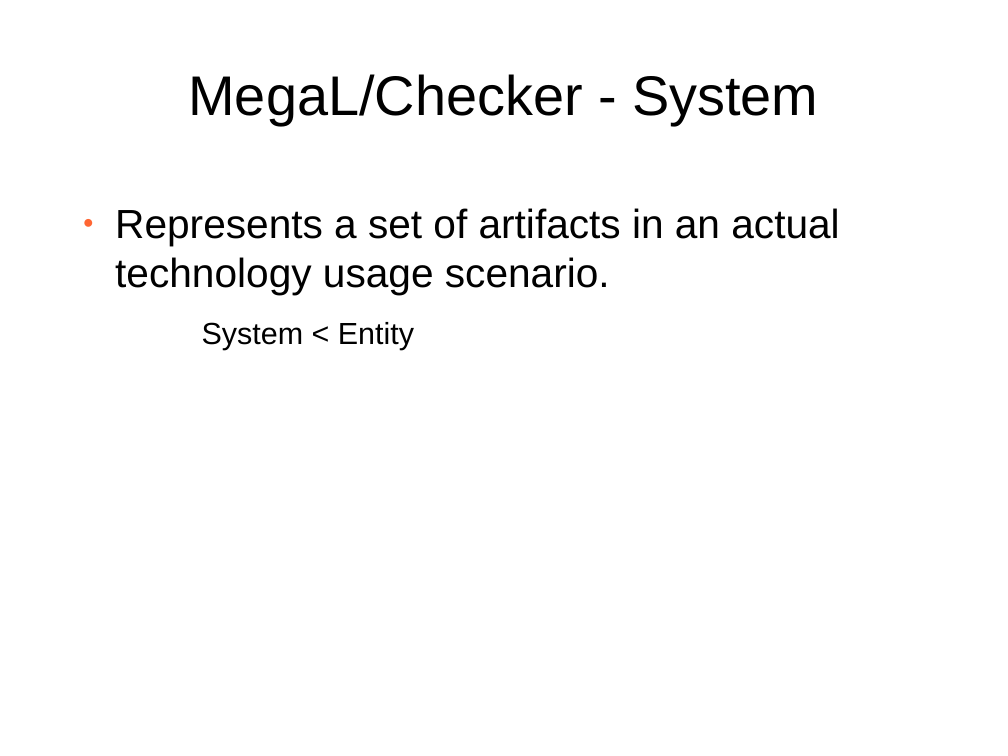
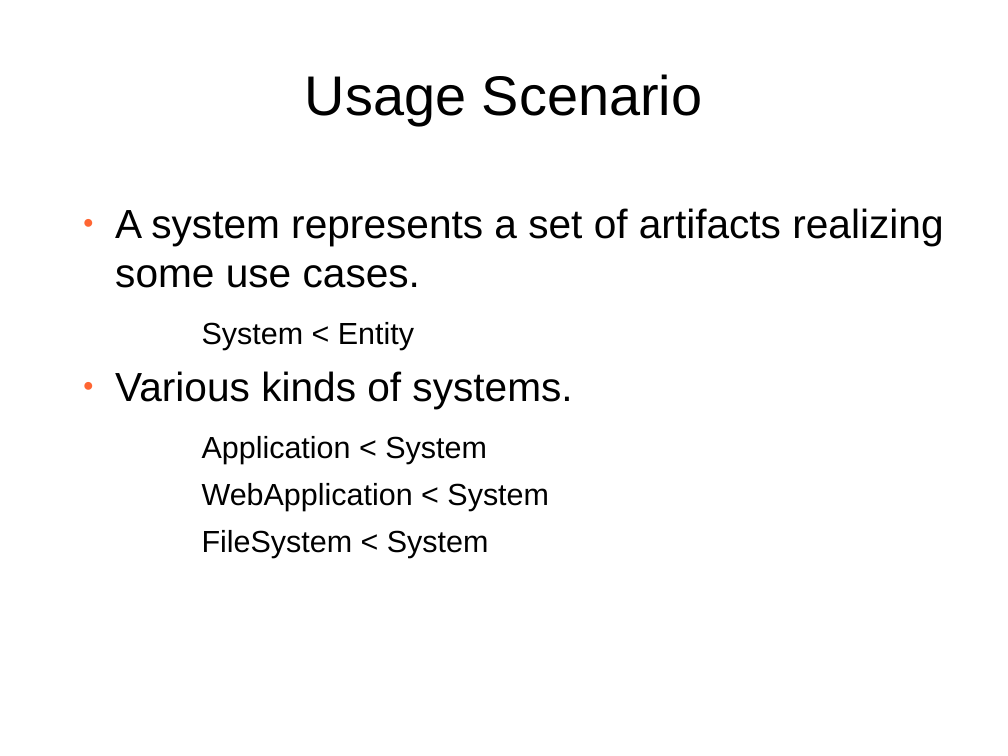
Before and after one commit to softlang/megalib, a slide deck: slide 27 of docs/LanguageDescription.odp (slide 34 before the commit). Drawn at 1008x756 pixels with LibreOffice and Linux fonts; fonts in the diff are those of the drawing; background and template pictures are left out. Boxes give left, top, right and bottom in pixels: in the first picture for what was removed or moved away, otherwise in the second. Text is boxed around its words. In the diff, an @@ line names an element or a change of style, - is before the commit and + after.

```diff
--- a/docs/LanguageDescription.odp
+++ b/docs/LanguageDescription.odp
@@ title at (305,74,702,125): text changed @@
-MegaL/Checker - System
+Usage Scenario
@@ text at (115,208,943,288): text changed @@
-● Represents a set of artifacts in an actual technology usage scenario.
+● A system represents a set of artifacts realizing some use cases.
@@ text at (115,371,572,558): paragraphs added @@
+● Various kinds of systems.
+    − Application < System
+    − WebApplication < System
+    − FileSystem < System
```
Also in this commit, not shown: 35 other slides changed, 14 slides added, 4 slides removed, 2 other files.
